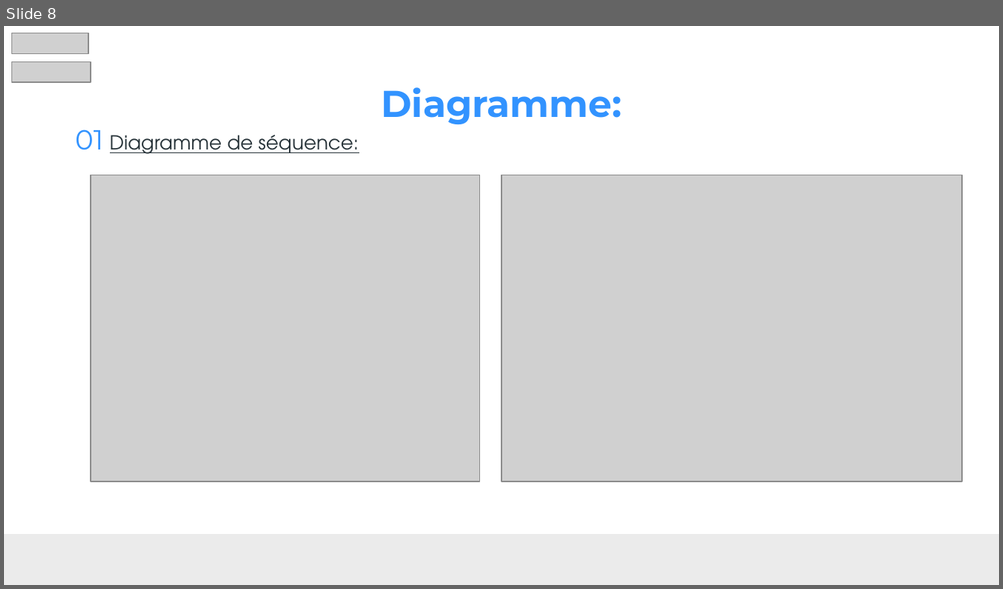
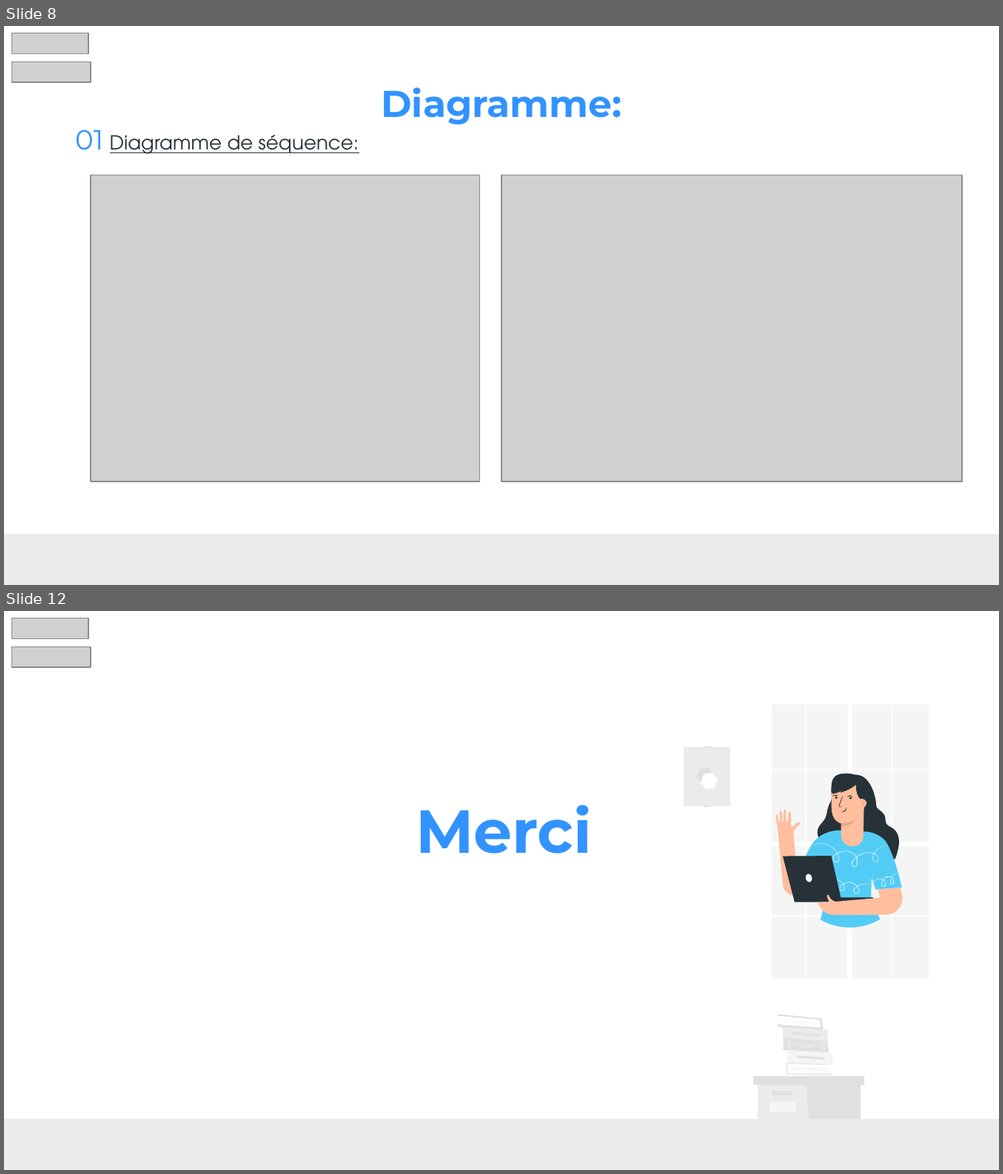
Before and after one commit to SanaaSaadoune/YouClubs, a slide deck: Présentation_Youclubs.pptx. Shown one above the other, each under a label of ours: slide 8 before the commit, slides 8 and 12 after it; the slides between them are not shown. The pictures are 1003x589 and 1003x1174 pixels, drawn with LibreOffice and Linux fonts; fonts in the diff are those of the drawing; grey boxes stand for pictures. Boxes give left, top, right and bottom in pixels: in the first picture for what was removed or moved away, otherwise in the second. Text is boxed around its words. In the diff, an @@ line names an element or a change of style, - is before the commit and + after.

```diff
--- a/Présentation_Youclubs.pptx
+++ b/Présentation_Youclubs.pptx
@@ slide 12 added at <box>4,611,999,1170</box>, background #FFFFFF; not listed: 1 template element that a slide beside it also shows @@
@@ picture added at <box>12,618,88,639</box> @@
@@ picture added at <box>12,647,91,667</box> @@
@@ group added at <box>683,746,730,807</box>: 5 freeform shapes @@
@@ title added at <box>415,805,592,854</box>, 44 pt, text #3193FF, bold @@
+Merci
@@ group added at <box>776,774,903,928</box>: 26 freeform shapes @@
@@ group added at <box>772,704,929,978</box>: 14 freeform shapes @@
@@ group added at <box>753,1015,865,1119</box>: 26 freeform shapes @@
```
Also in this commit, not shown: 3 slides changed, 35 other files.
